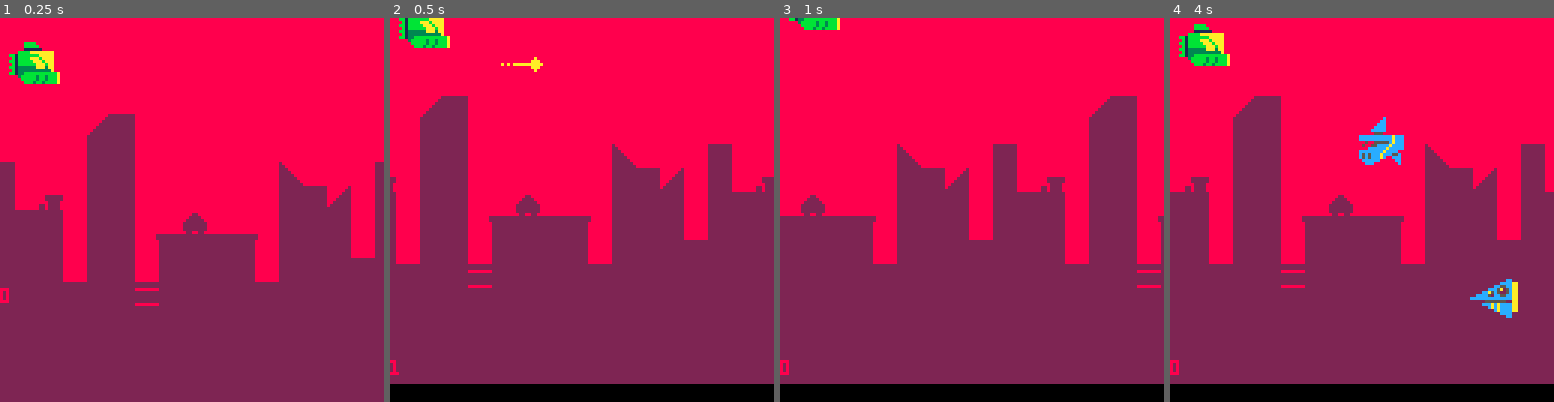
Above: before the commit, frames 1-4 (left to right).
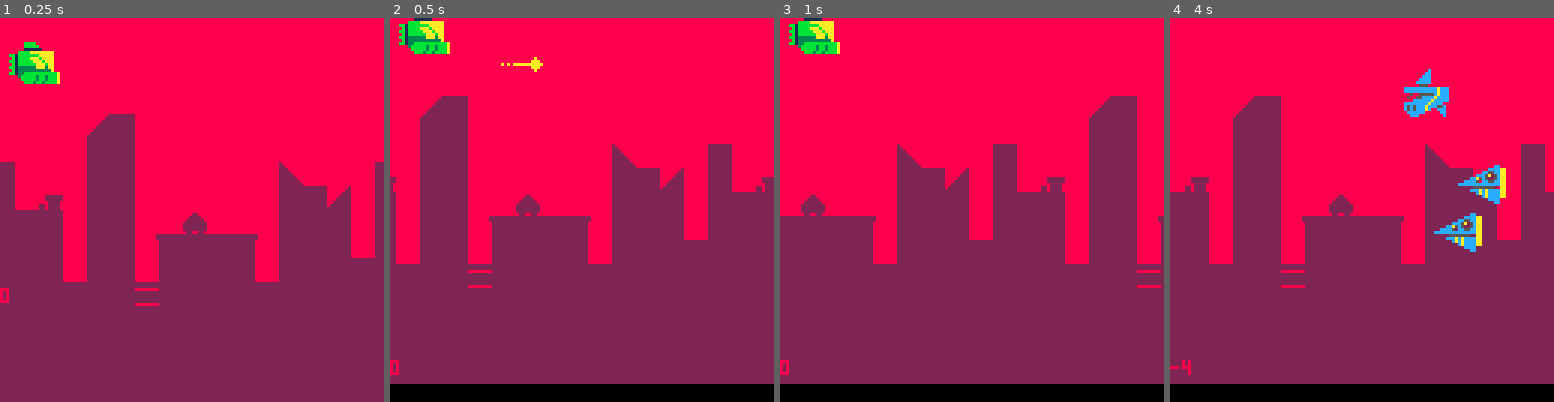
Above: after the commit, the same moments.

Repository: aelavell/shipz
Game: PICO-8 cartridge shipz.p8
Two runs of this game, one before a commit and one after it. Both use one fixed random seed, a clock stepped at 60 frames per second and the inputs below.
Inputs:
- Up to frame 1 (0.25 s): no input
- Up to frame 2 (0.5 s): tap X (X key) at 0.33 s
- Up to frame 3 (1 s): no input
- Up to frame 4 (4 s): tap X (X key) at 1.07, 1.85, 2.97 s

Frame 1 is identical in both runs. In frame 2, 0.7% of the frame differs, in the area x 0-16%, y 0-93%; in frame 3, 1.0%; in frame 4, 4.8%, in the area x 0-91%, y 1-93%.

Commit message:
Add in basic scoring concept, less force on shot.

Diff:
--- a/shipz.p8
+++ b/shipz.p8
@@ -13,7 +13,7 @@
 	a.acl=g
 	a.x=x
 	a.y=y
- a.force=g*1.2
+ a.force=g*0.8
 	a.s={0,3,2}
 
  add(shipz,a)
@@ -28,7 +28,7 @@
 	e.vel=a.vel
 	e.s={10,2,2}
 	e.time=0
-
+	sfx(3)
  add(explosions,e)
 
  return e
@@ -38,7 +38,7 @@
 	local a={}
 	a.vel={-10-rnd(40),0}
 	a.x=130+rnd(50)
-	a.y=32+rnd(64)
+	a.y=16+rnd(92)
 	if flr(rnd(2))==0 then
 		a.s={4,2,3}
 	else
@@ -75,12 +75,36 @@
 
 	s.vel[2]+=s.acl*dt
 	s.y+=s.vel[2]
+
+	if (s.y > 140 or s.y < -20) game_over(s)
+
+	for b in all(bad_shipz) do
+ 	if
+ 	(
+ 	((s.x + s.s[2]*8 >= b.x + 8) and
+ 	(s.x < b.x + b.s[2]*8))
+ 	and
+ 	((s.y >= b.y) and
+ 	(s.y + s.s[3]*8 <= b.y + b.s[3]*8))
+ 	)
+ 	then
+ 		del(bad_shipz,b)
+ 		make_explosion(b)
+	  game_over(s)
+ 	end
+ end
+end
+
+function game_over(s)
+	del(shipz,s)
+	make_explosion(s)
 end
 
 function update_bad_ship(s,dt)
-	s.x+=(-shipz[1].vel[1]+s.vel[1])*dt
+	s.x+=(-main_ship_vel+s.vel[1])*dt
 
  if (s.x<-32) then
+  score-=1
  	del(bad_shipz,s)
  end
 
@@ -94,10 +118,10 @@
  	(b.y + b.s[3]*8 <= s.y + s.s[3]*8))
  	)
  	then
- 		sfx(3)
  		del(bad_shipz,s)
  		del(bullets,b)
  		make_explosion(s)
+ 		score+=1
  	end
  end
 end
@@ -123,7 +147,7 @@
 
 function spawn()
 	if (time()-last_spawn>spawn_time) then
-		for i=0,1+rnd(1) do
+		for i=0,1+rnd(3) do
 			make_bad_ship()
 		end
 
@@ -148,7 +172,7 @@
 	 update_explosion(e,dt)
 	end
 
-	bg.x=(bg.x+shipz[1].vel[1]*dt)%128
+	bg.x=(bg.x+main_ship_vel*dt)%128
 
 	last_time=time()
 end
@@ -160,7 +184,7 @@
  foreach(bullets,draw_actor)
 	foreach(bad_shipz,draw_actor)
 	foreach(explosions,draw_actor)
-	print(#bullets)
+	print(score)
 end
 
 function _init()
@@ -174,6 +198,8 @@
 	make_ship(2,0)
 	bg={}
 	bg.x=0
+	main_ship_vel=70
+	score=0
 	music(0,0,1+2+4)
 end
 __gfx__
